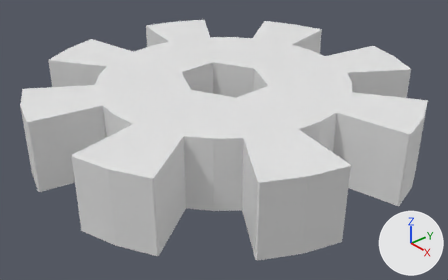
The Blender file encoder.blend, before and after one commit.
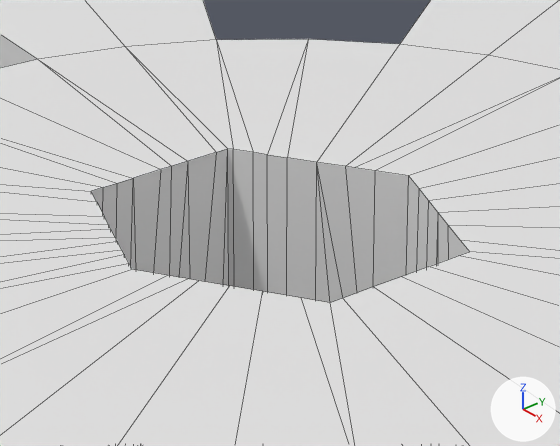
Old and new are each drawn whole from a 50 mm camera at (18.15, -15.78, 11.56) aimed at (0.44, -0.38, -1.09) and again close up on the part from 36% to 65% of the width and 10% to 47% of the height. The lights are fixed; the arrows at lower right show +X, +Y and +Z. The close-ups show mesh edges as thin lines.

The scene before the commit, as lines of its bpy script (objects in view):
```python
me_gear = bpy.data.meshes.new('Gear')
me_gear.from_pydata(...)  # 270 vertices, 297 faces; spans x -1.6..1.6, y -1.6..1.6, z -0.2..0.2
ob_gear = bpy.data.objects.new('Gear', me_gear)
ob_gear.location = (0.0, 0.0, 0.0)
ob_gear.scale = (5.01, 5.01, 7.5)
```
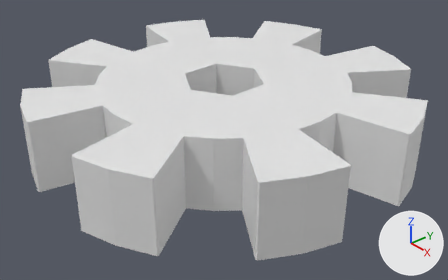
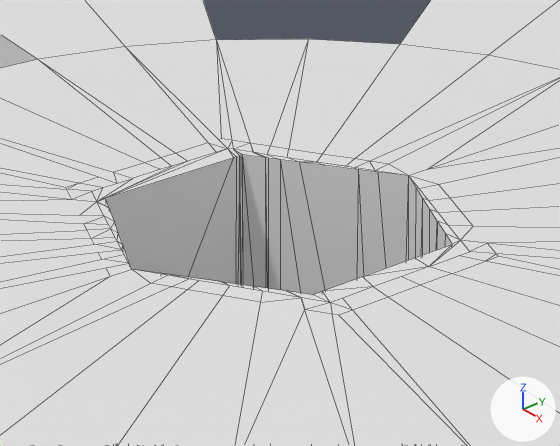
Commit message: Sistemato foro encoder

The edits, one by one:
me_gear is used by ob_gear; location (0.0, 0.0, 0.0); scale (5.01, 5.01, 7.5).
me_gear had 270 vertices, 297 faces and spanned x -1.6..1.6, y -1.6..1.6, z -0.2..0.2.
me_gear now has 490 vertices, 591 faces and spans x -1.6..1.6, y -1.6..1.6, z -0.2..0.2.
me_gear part 1: 2 vertices moved within x 0.06, y -0.32, z -0.2..0.2; 220 vertices added at x -0.4..0.4, y -0.4..0.4, z -0.2..0.2.

Location of each change, (x1, y1, x2, y2) in pixels of the close-ups (560 x 446 px):
part 1 of me_gear, built on
    before: (0, 275, 188, 364)
    after: (0, 40, 560, 446)
